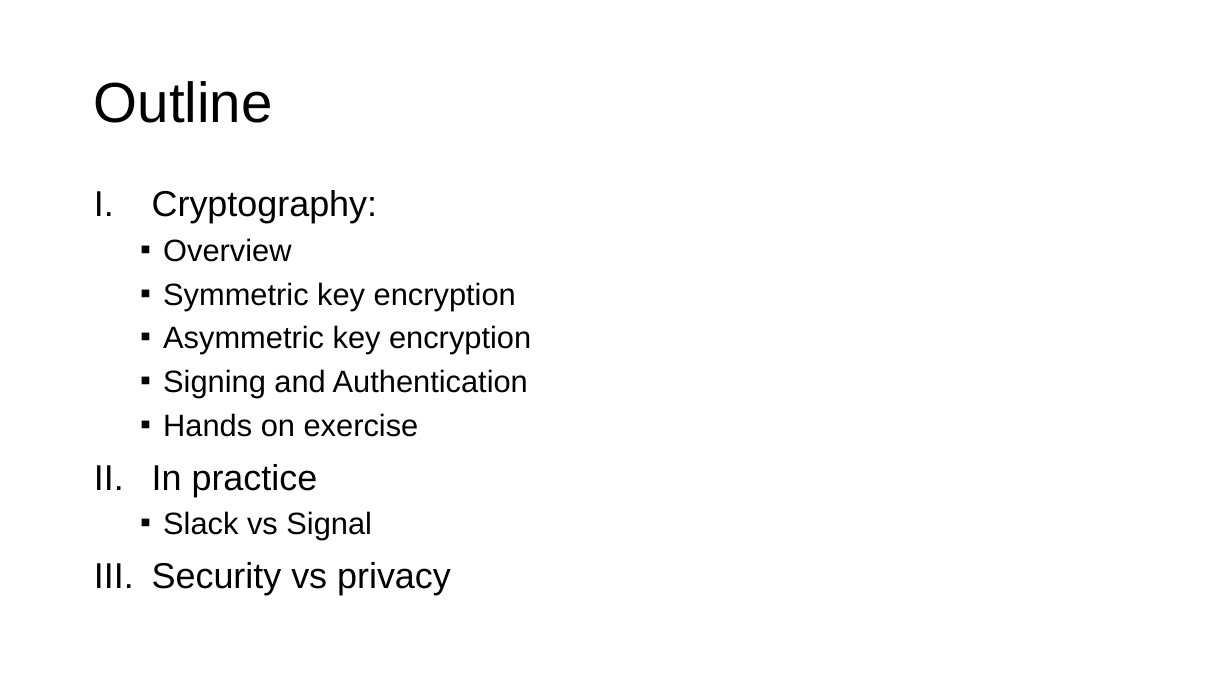
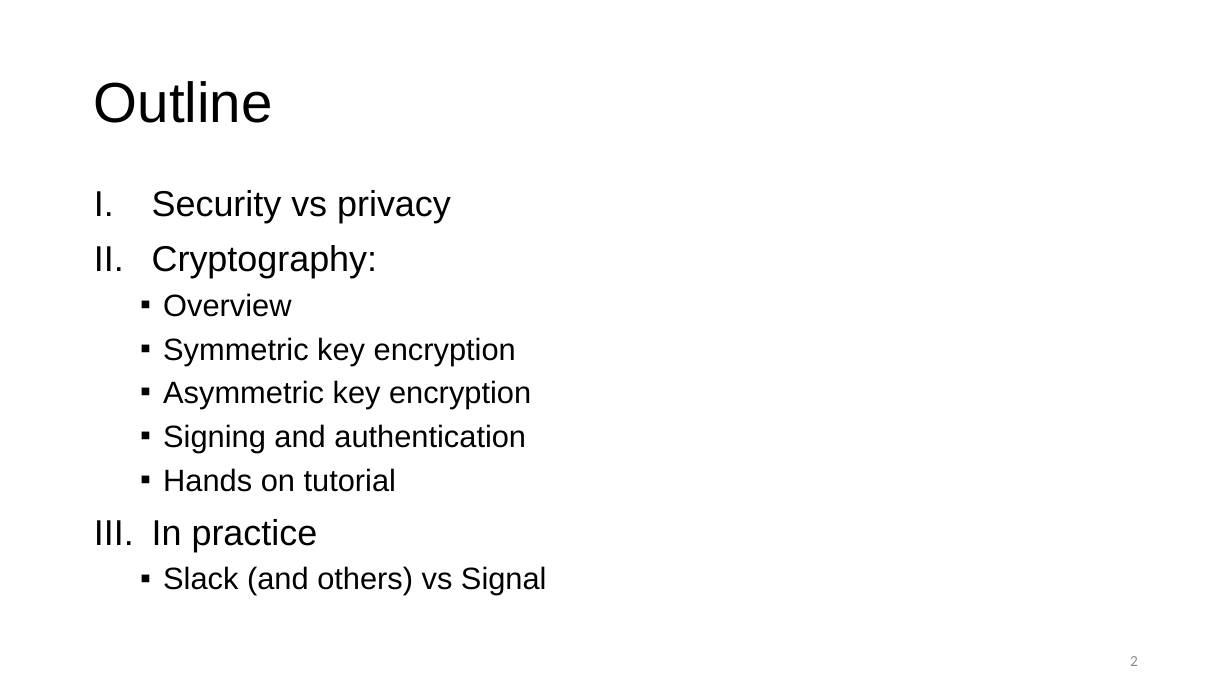
Before and after one commit to sarttiso/digital-security, a slide deck: slide 2 of digital_security_strikeU.pptx. Drawn at 1232x693 pixels with LibreOffice and Linux fonts; fonts in the diff are those of the drawing. Boxes give left, top, right and bottom in pixels: in the first picture for what was removed or moved away, otherwise in the second. Text is boxed around its words. In the diff, an @@ line names an element or a change of style, - is before the commit and + after.

```diff
--- a/digital_security_strikeU.pptx
+++ b/digital_security_strikeU.pptx
@@ text at box(152, 190, 451, 223): paragraph added @@
+I. Security vs privacy
@@ text at box(163, 424, 526, 492): text changed @@
-  ▪ Signing and Authentication
-  ▪ Hands on exercise
+  ▪ Signing and authentication
+  ▪ Hands on tutorial
@@ text at box(163, 566, 547, 595): text changed; size 28 to 24 pt @@
-  ▪ Slack vs Signal
-III. Security vs privacy
+  ▪ Slack (and others) vs Signal
@@ page number added at box(1130, 656, 1138, 666), 12 pt, text #8C8C8C @@
+2
```
Also in this commit, not shown: 17 other slides changed, 11 slides added, 1 slide removed, 8 other files.
